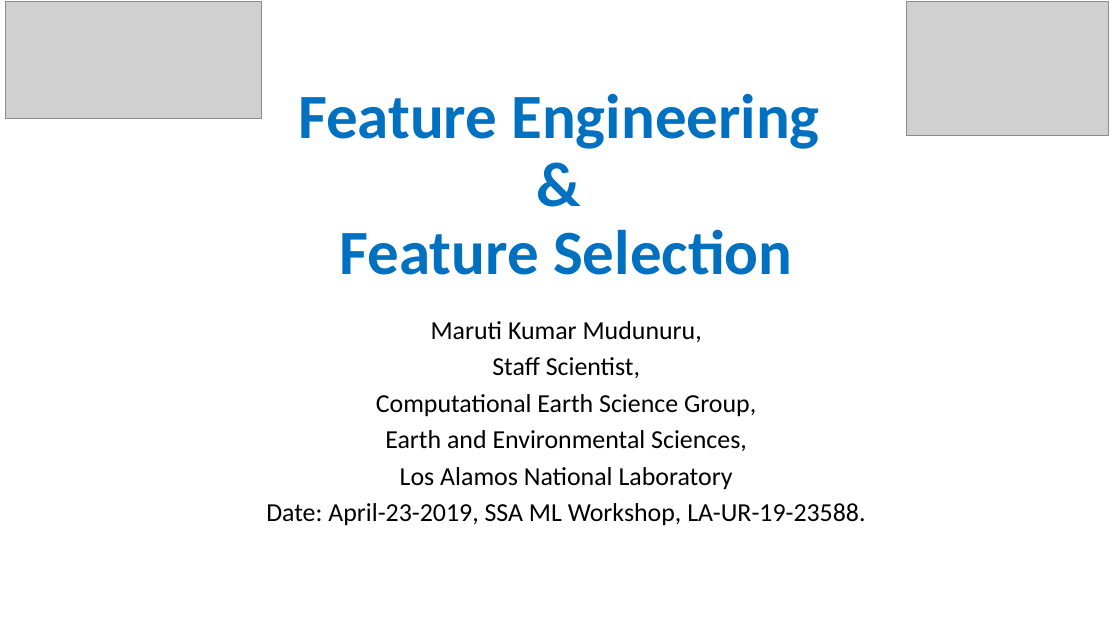
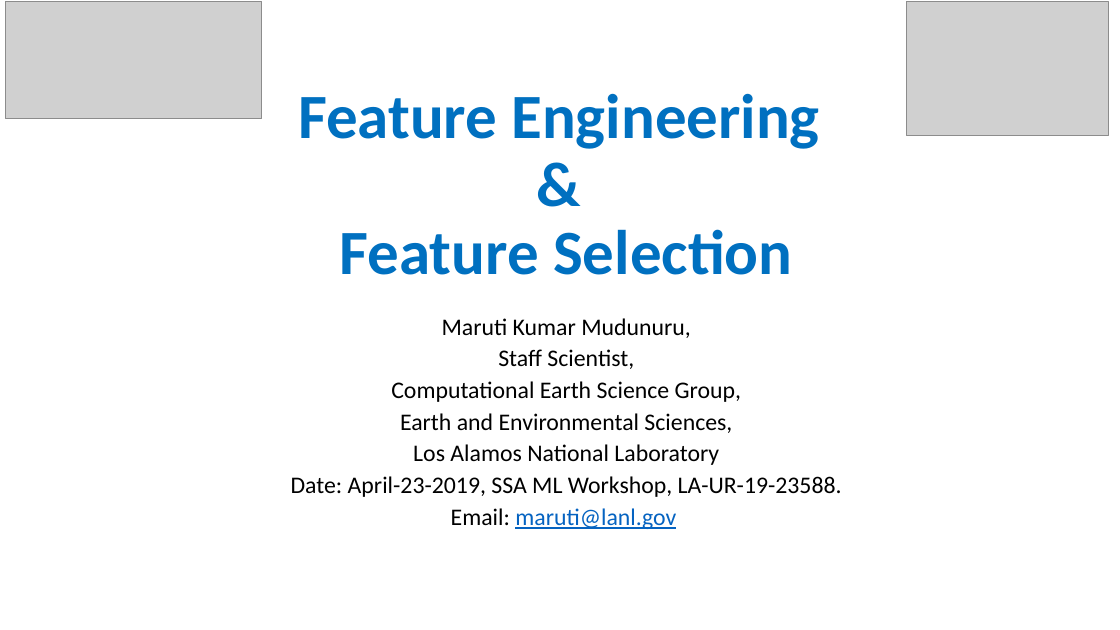
Before and after one commit to qingkaikong/SSA_Machine_Learning_2019, a slide deck: slide 1 of presentations/Feature_Engineering_ML_SSA19.pptx. Drawn at 1120x630 pixels with LibreOffice and Linux fonts; fonts in the diff are those of the drawing; grey boxes stand for pictures. Boxes give left, top, right and bottom in pixels: in the first picture for what was removed or moved away, otherwise in the second. Text is boxed around its words. In the diff, an @@ line names an element or a change of style, - is before the commit and + after.

```diff
--- a/presentations/Feature_Engineering_ML_SSA19.pptx
+++ b/presentations/Feature_Engineering_ML_SSA19.pptx
@@ subtitle at box(291, 318, 842, 497): size 22.2 to 20.4 pt in "Maruti Kumar Mudunuru,", "Staff Scientist,", "Computational Earth Science Group,", "Earth and Environmental Sciences," and 2 more places; line spacing 0.8 to 0.7 @@
@@ subtitle at box(451, 508, 676, 529): paragraph added @@
+Email: maruti@lanl.gov
```
Also in this commit, not shown: 1 other file.
